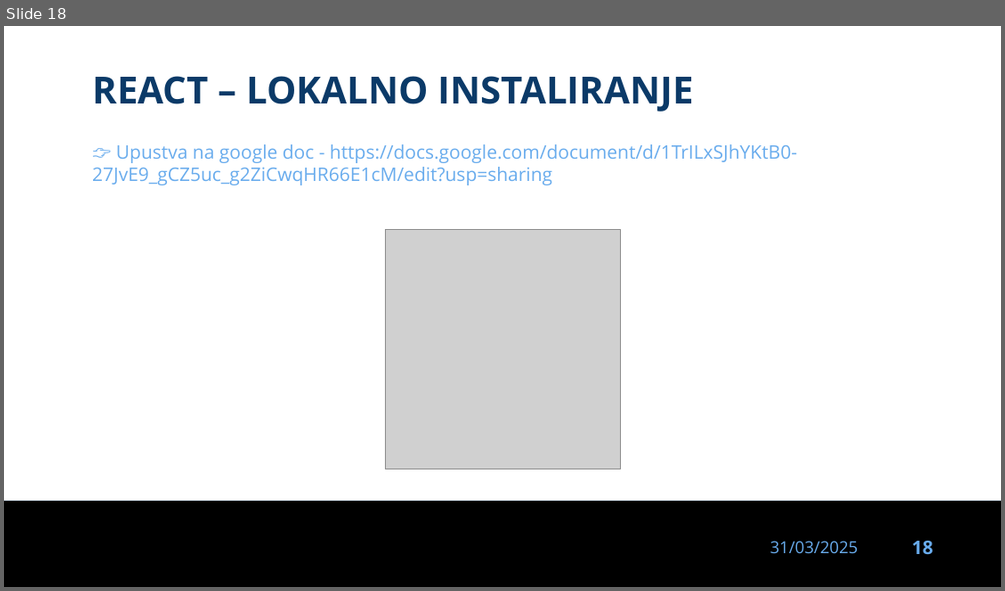
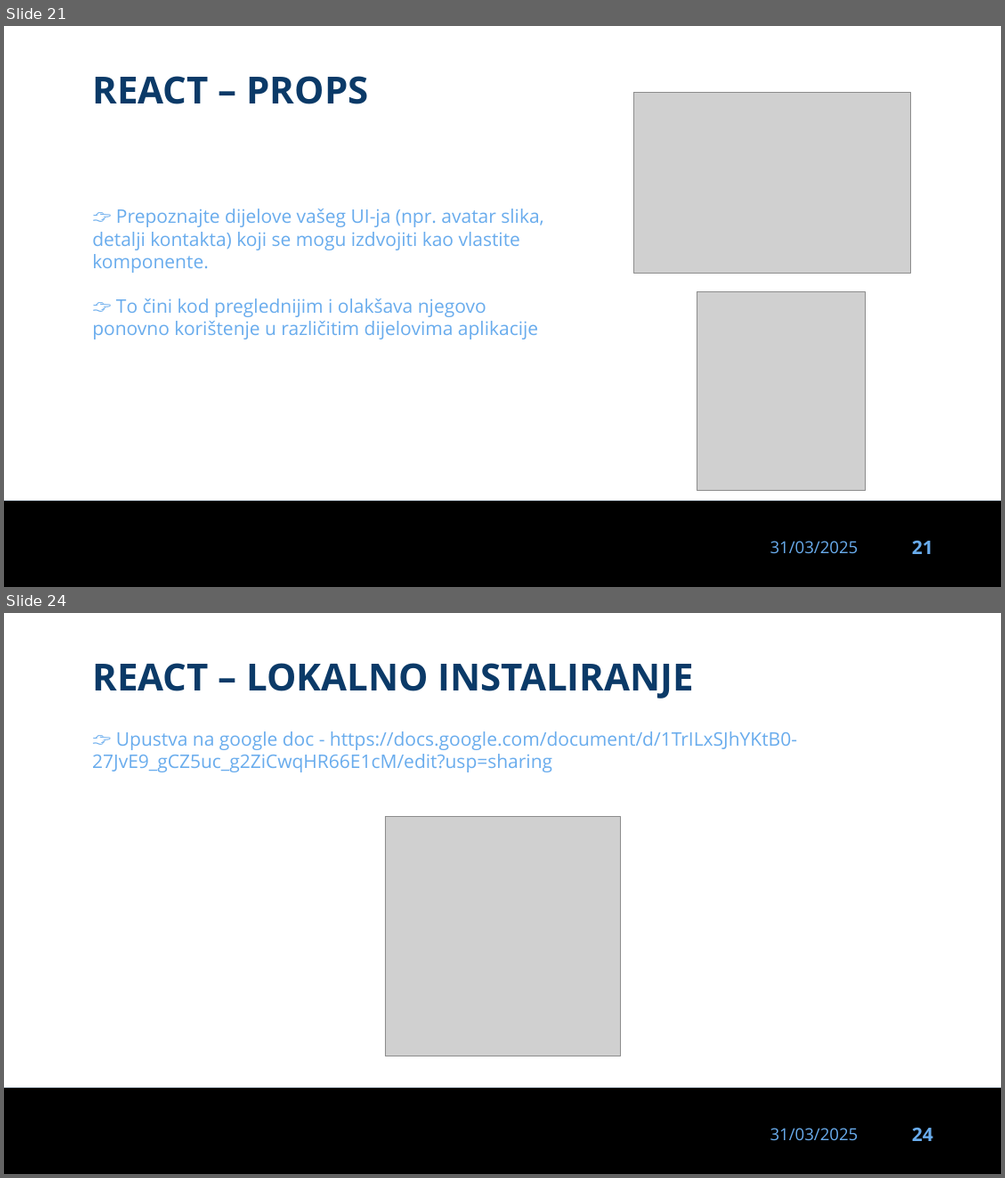
Before and after one commit to dinoDuvnjak/CTK, a slide deck: Bootcamp/react/react.pptx. Shown one above the other, each under a label of ours: slide 18 before the commit, slides 21 and 24 after it; the slides between them are not shown. The pictures are 1005x591 and 1005x1178 pixels, drawn with LibreOffice and Linux fonts; fonts in the diff are those of the drawing; grey boxes stand for pictures; background and template pictures are left out. Boxes give left, top, right and bottom in pixels: in the first picture for what was removed or moved away, otherwise in the second. Text is boxed around its words. In the diff, an @@ line names an element or a change of style, - is before the commit and + after.

```diff
--- a/Bootcamp/react/react.pptx
+++ b/Bootcamp/react/react.pptx
@@ slide 21 added at (4, 26, 1001, 587), background #FFFFFF; not listed: 3 template elements that a slide beside it also shows @@
@@ text added at (92, 76, 369, 104), 36 pt, text #0B3A68, bold @@
+REACT – PROPS
@@ picture added at (634, 93, 911, 273) @@
@@ text added at (92, 208, 543, 339), 18 pt, text #69ACED @@
+👉 Prepoznajte dijelove vašeg UI-ja (npr. avatar slika, detalji kontakta) koji se mogu izdvojiti kao vlastite komponente.
+👉 To čini kod preglednijim i olakšava njegovo ponovno korištenje u različitim dijelovima aplikacije
@@ picture added at (697, 291, 866, 491) @@
@@ what was slide 18 is now slide 24 @@
@@ page number at (912, 1127, 933, 1141): text changed @@
-18
+24
```
Also in this commit, not shown: 6 other slides added, 24 other files.
